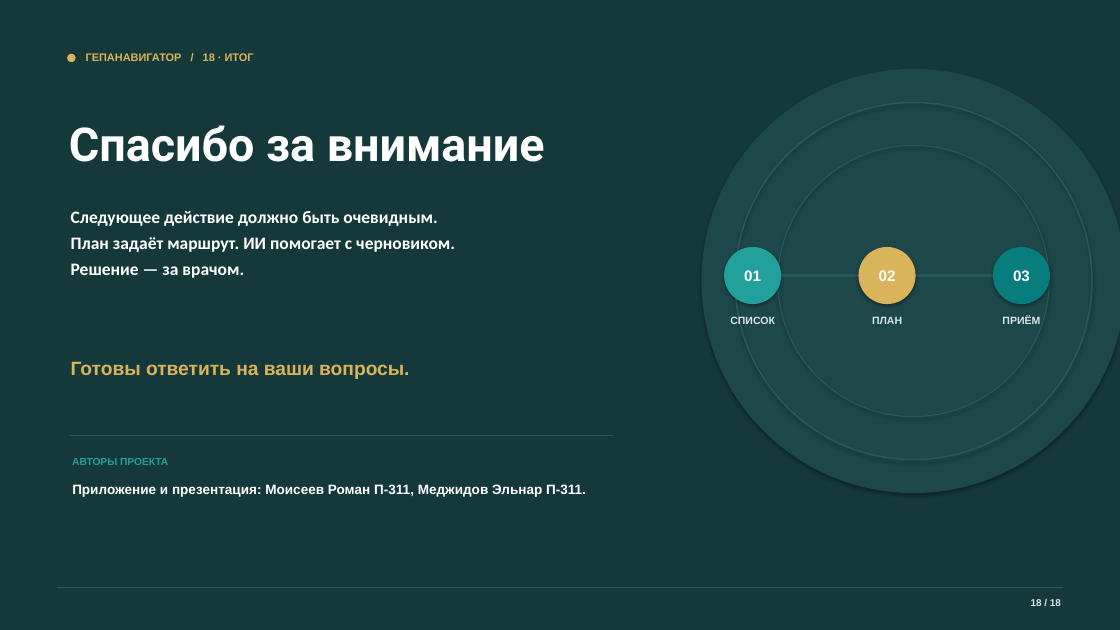
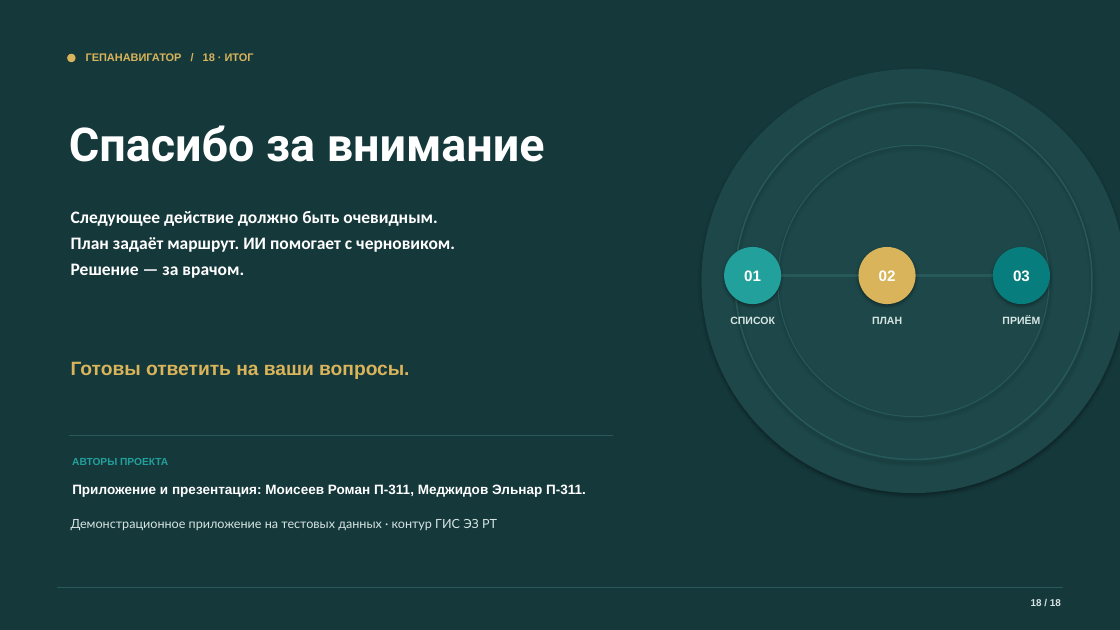
Before and after one commit to devenportg/GepaNavigator, a slide deck: slide 18 of deliverables/GepaNavigator_release.pptx. Drawn at 1120x630 pixels with LibreOffice and Linux fonts; fonts in the diff are those of the drawing. Boxes give left, top, right and bottom in pixels: in the first picture for what was removed or moved away, otherwise in the second. Text is boxed around its words. In the diff, an @@ line names an element or a change of style, - is before the commit and + after.

```diff
--- a/deliverables/GepaNavigator_release.pptx
+++ b/deliverables/GepaNavigator_release.pptx
@@ text added at [71,519,497,530], 10.8 pt, text #D7E5E2 @@
+Демонстрационное приложение на тестовых данных · контур ГИС ЭЗ РТ
```
Also in this commit, not shown: 2 other slides changed.
